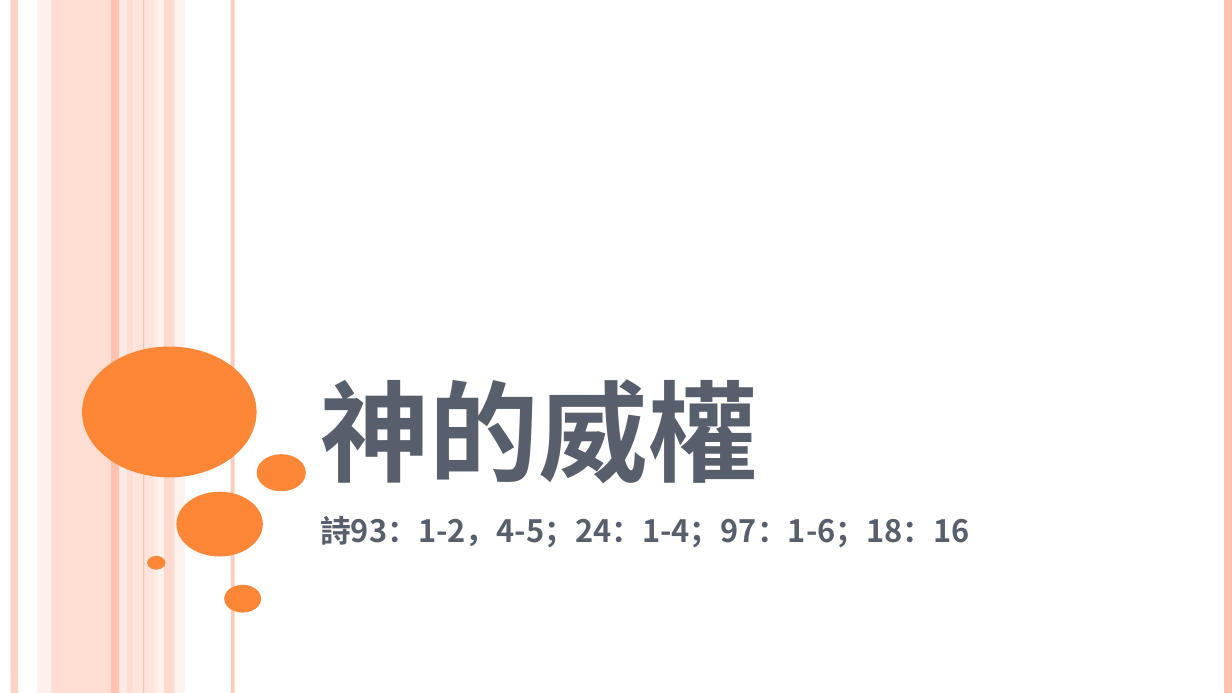
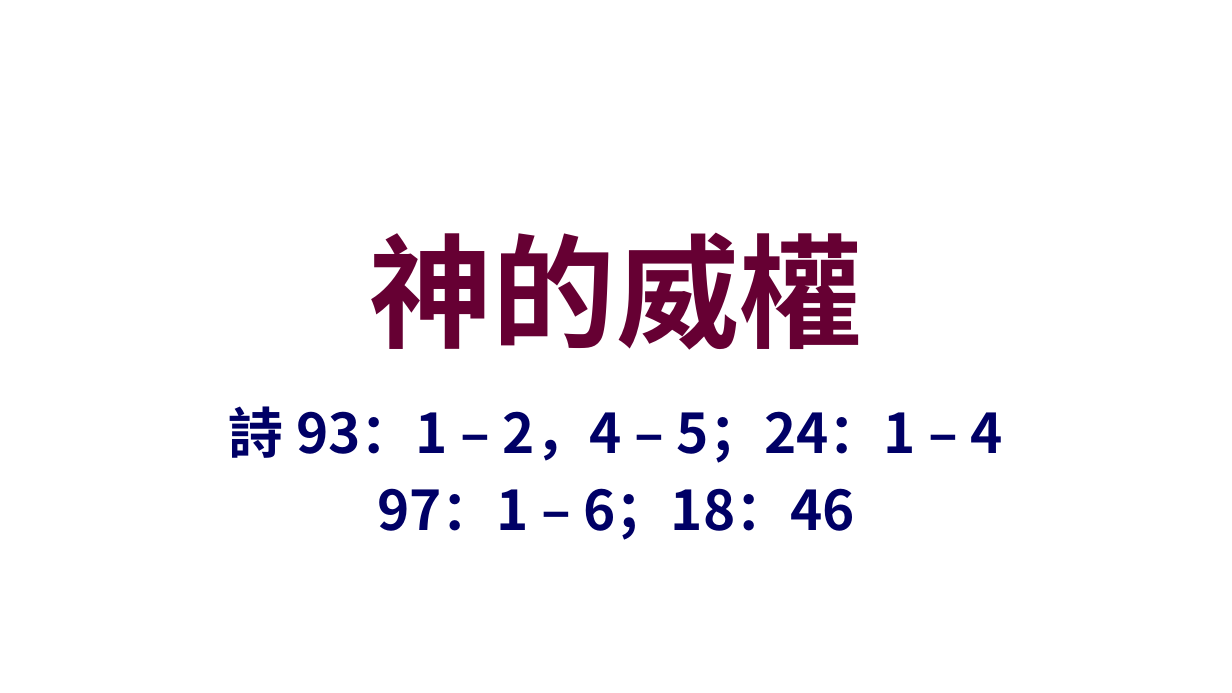
Before and after one commit to batisuoc/worship-resources, a slide deck: slide 1 of 3神的威權.pptx. Drawn at 1232x693 pixels with LibreOffice and Linux fonts; fonts in the diff are those of the drawing; background and template pictures are left out. Boxes give left, top, right and bottom in pixels: in the first picture for what was removed or moved away, otherwise in the second. Text is boxed around its words. In the diff, an @@ line names an element or a change of style, - is before the commit and + after.

```diff
--- a/3神的威權.pptx
+++ b/3神的威權.pptx
@@ line removed from (15, 0) to (15, 692) @@
@@ rectangle removed at (x1=37, y1=0, x2=51, y2=692) @@
@@ rectangle removed at (x1=52, y1=0, x2=134, y2=692) @@
@@ line removed from (115, 0) to (115, 692) @@
@@ line removed from (123, 0) to (123, 692) @@
@@ rectangle removed at (x1=133, y1=0, x2=158, y2=692) @@
@@ line removed from (144, 0) to (144, 692) @@
@@ rectangle removed at (x1=154, y1=0, x2=185, y2=692) @@
@@ rectangle removed at (x1=164, y1=0, x2=174, y2=692) @@
@@ line removed from (233, 0) to (233, 692) @@
@@ line removed from (1228, 0) to (1228, 692) @@
@@ title "神的威權" moved from (x1=320, y1=379, x2=758, y2=483) to (x1=370, y1=232, x2=863, y2=350) @@
@@ title "神的威權" at (x1=370, y1=232, x2=863, y2=350): size 80 to 72 pt, text colour #575F6D to #660033, small capitals off; alignment left to centre; vertical alignment bottom to middle @@
@@ ellipse removed at (x1=83, y1=346, x2=257, y2=477) @@
@@ subtitle at (x1=229, y1=406, x2=1003, y2=540): text changed; size 18 to 32 pt; text colour #575F6D to #000066 @@
-詩93：1-2，4-5；24：1-4；97：1-6；18：16
+詩 93：1 – 2，4 – 5；24：1 – 4
+97：1 – 6；18：46
@@ ellipse removed at (x1=256, y1=455, x2=306, y2=492) @@
@@ ellipse removed at (x1=176, y1=492, x2=262, y2=557) @@
@@ ellipse removed at (x1=147, y1=556, x2=165, y2=569) @@
@@ ellipse removed at (x1=224, y1=585, x2=261, y2=614) @@
```
Also in this commit, not shown: 6 other slides changed.
